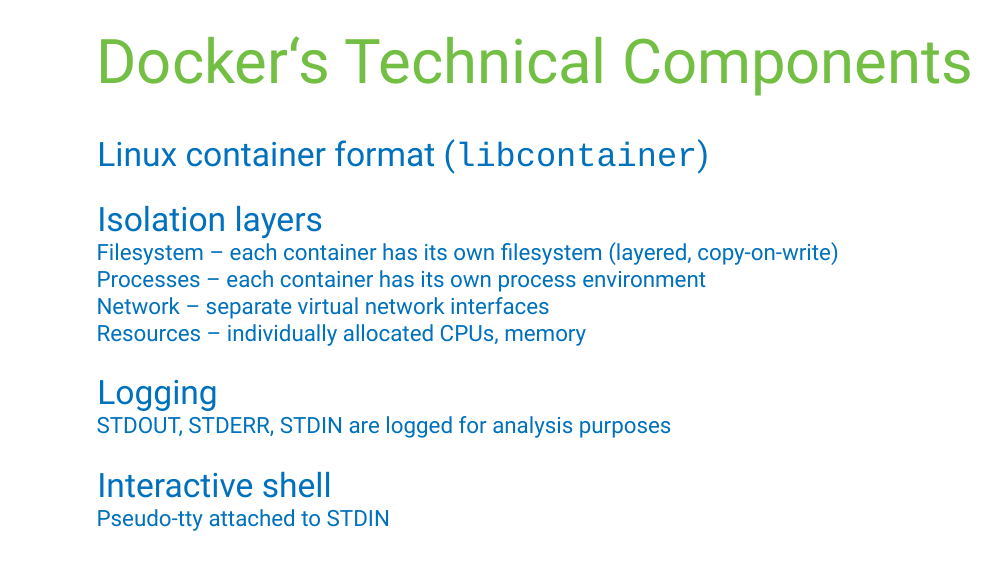
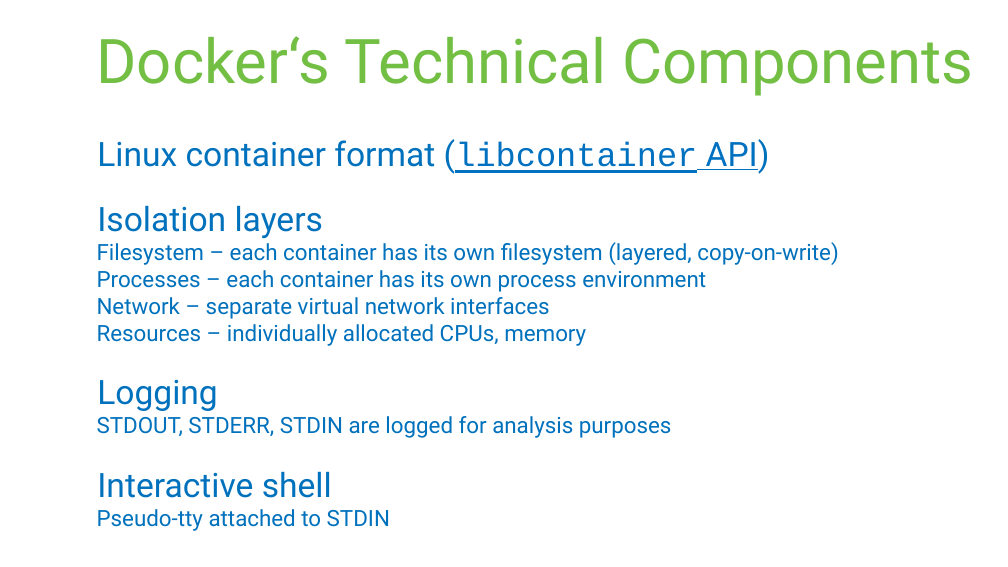
Before and after one commit to rstropek/DockerVS2015Intro, a slide deck: slide 7 of slides/Docker-Workshop.pptx. Drawn at 1008x567 pixels with LibreOffice and Linux fonts; fonts in the diff are those of the drawing. Boxes give left, top, right and bottom in pixels: in the first picture for what was removed or moved away, otherwise in the second. Text is boxed around its words. In the diff, an @@ line names an element or a change of style, - is before the commit and + after.

```diff
--- a/slides/Docker-Workshop.pptx
+++ b/slides/Docker-Workshop.pptx
@@ text at bbox=[97, 139, 770, 174]: text changed @@
-Linux container format (libcontainer)
+Linux container format (libcontainer API)
```
Also in this commit, not shown: 6 other slides changed, 2 slides added.
